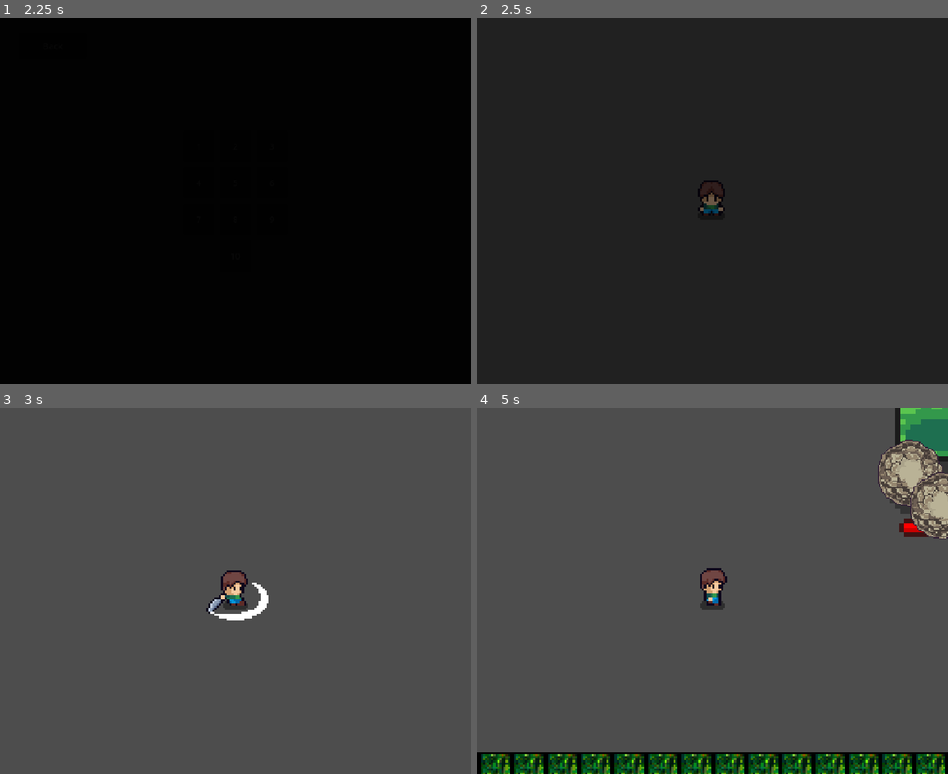
Above: before the commit, frames 1-4 (two rows, left to right).
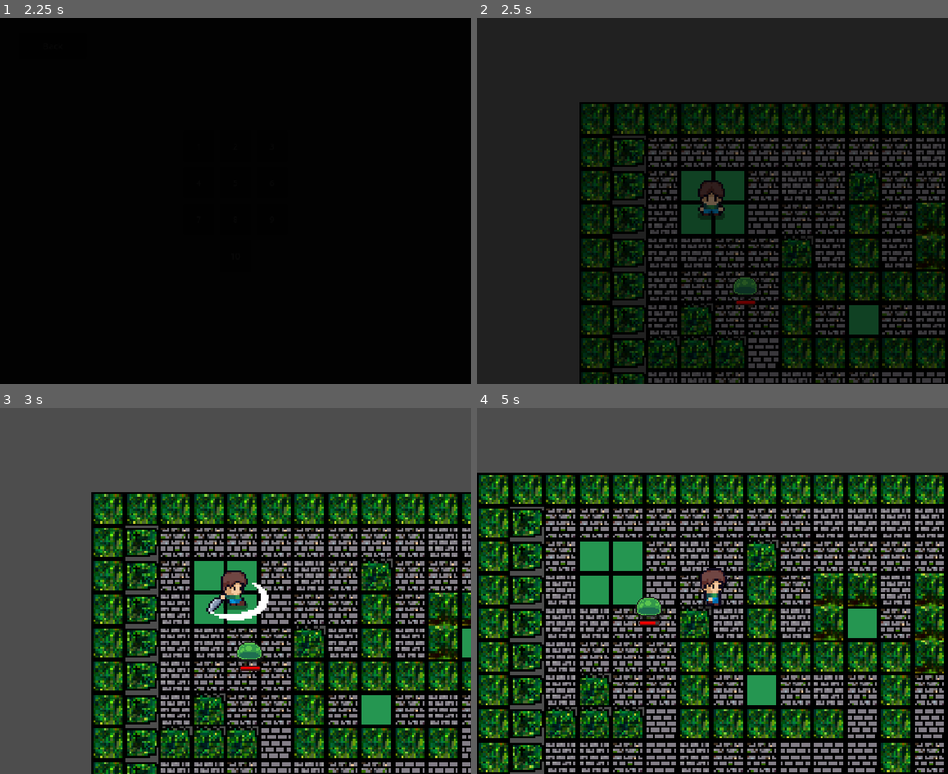
Above: after the commit, the same moments.

Repository: gg951234/Projeto-Integrador
Game: Godot game, scene res://main.tscn
Two runs of this game, one before a commit and one after it. Both use one fixed random seed, a clock stepped at 60 frames per second and the inputs below.
Inputs (mouse positions are in pixels of both pictures, inside the frame that each line leads up to):
- Up to frame 1 (2.25 s): click "Iniciar" at 0.5 s; click "1" at 1.25 s; click "2" at 2 s
- Up to frame 2 (2.5 s): no input
- Up to frame 3 (3 s): move the mouse to (339, 572) at 2.77 s; hold D (right) from 2.78 s (still down); tap Space (attack) at 2.85 s
- Up to frame 4 (5 s): move the mouse to (618, 609) at 3.52 s; release D (right) at 3.53 s; hold S (down) 3.53-4.28 s; tap Space (attack) at 3.6, 4.35 s; move the mouse to (759, 510) at 4.27 s; hold D (right) from 4.28 s (still down)

Frame 1 is identical in both runs. In frame 2, 55% of the frame differs, in the area x 21-100%, y 22-100%; in frame 3, 60%; in frame 4, 82%, in the area x 0-100%, y 0-100%.

Commit message:
Dano no personagem e Resetar fase ao morrer

Diff:
--- a/project.godot
+++ b/project.godot
@@ -23,6 +23,7 @@
 EnemiesData="*uid://dsj0211osp3n2"
 WeaponsData="*uid://05nkuc2s8aaj"
 BossesData="*uid://di8ghtsr687r1"
+CharactersData="*uid://xm5kigm3ipti"
 
 [display]
 
--- a/scenes/levels/level_1.tscn
+++ b/scenes/levels/level_1.tscn
@@ -41,7 +41,7 @@
 tile_set = SubResource("TileSet_gmpev")
 
 [node name="Player" parent="." unique_id=1259653975 instance=ExtResource("10_qhwlw")]
-position = Vector2(444, -413)
+position = Vector2(255, 189)
 
 [node name="Enemies" type="Node2D" parent="." unique_id=446152784]
 y_sort_enabled = true
--- a/scenes/player.tscn
+++ b/scenes/player.tscn
@@ -52,6 +52,22 @@
 atlas = ExtResource("1_3vyb7")
 region = Rect2(96, 256, 32, 32)
 
+[sub_resource type="AtlasTexture" id="AtlasTexture_6e8lb"]
+atlas = ExtResource("1_3vyb7")
+region = Rect2(0, 288, 32, 32)
+
+[sub_resource type="AtlasTexture" id="AtlasTexture_2gdjj"]
+atlas = ExtResource("1_3vyb7")
+region = Rect2(32, 288, 32, 32)
+
+[sub_resource type="AtlasTexture" id="AtlasTexture_sc3ue"]
+atlas = ExtResource("1_3vyb7")
+region = Rect2(64, 288, 32, 32)
+
+[sub_resource type="AtlasTexture" id="AtlasTexture_lxlsd"]
+atlas = ExtResource("1_3vyb7")
+region = Rect2(96, 288, 32, 32)
+
 [sub_resource type="AtlasTexture" id="AtlasTexture_g2els"]
 atlas = ExtResource("1_3vyb7")
 region = Rect2(0, 0, 32, 32)
@@ -248,6 +264,23 @@
 "loop": false,
 "name": &"attack_up",
 "speed": 10.0
+}, {
+"frames": [{
+"duration": 1.0,
+"texture": SubResource("AtlasTexture_6e8lb")
+}, {
+"duration": 1.0,
+"texture": SubResource("AtlasTexture_2gdjj")
+}, {
+"duration": 1.0,
+"texture": SubResource("AtlasTexture_sc3ue")
+}, {
+"duration": 1.0,
+"texture": SubResource("AtlasTexture_lxlsd")
+}],
+"loop": false,
+"name": &"die",
+"speed": 5.0
 }, {
 "frames": [{
 "duration": 1.0,
@@ -402,7 +435,7 @@
 [node name="AnimatedSprite2D" type="AnimatedSprite2D" parent="." unique_id=437506249]
 scale = Vector2(4, 4)
 sprite_frames = SubResource("SpriteFrames_60mlk")
-animation = &"idle_down"
+animation = &"die"
 
 [node name="CollisionShape2D" type="CollisionShape2D" parent="." unique_id=1254865130]
 position = Vector2(0, 24.5)
@@ -422,5 +455,7 @@
 
 [node name="Camera2D" type="Camera2D" parent="." unique_id=1339975773]
 
+[node name="HitSound" type="AudioStreamPlayer2D" parent="." unique_id=180296736]
+
 [connection signal="animation_finished" from="AnimatedSprite2D" to="." method="_on_animated_sprite_2d_animation_finished"]
 [connection signal="body_entered" from="SwordHitbox" to="." method="_on_sword_hitbox_body_entered"]
--- a/scenes/slime.tscn
+++ b/scenes/slime.tscn
@@ -1,7 +1,7 @@
 [gd_scene format=3 uid="uid://co6ewiawdd4i7"]
 
 [ext_resource type="Texture2D" uid="uid://bw4ivcp3ydif5" path="res://assets/images/enemies/Slime_Green.png" id="1_371uh"]
-[ext_resource type="Script" uid="uid://04gkiynn8103" path="res://scripts/enemies/Slime.gd" id="1_p2gj0"]
+[ext_resource type="Script" uid="uid://04gkiynn8103" path="res://scripts/enemies/SlimeController.gd" id="1_p2gj0"]
 [ext_resource type="AudioStream" uid="uid://gxnydufebwm8" path="res://assets/sounds/enemies/SlimeDamaged.mp3" id="3_n6pvg"]
 [ext_resource type="PackedScene" uid="uid://ccmhhb48eeshy" path="res://scenes/health_bar.tscn" id="4_pjw23"]
 
@@ -164,10 +164,13 @@
 }]
 
 [sub_resource type="RectangleShape2D" id="RectangleShape2D_371uh"]
-size = Vector2(13, 10.75)
+size = Vector2(13, 11.25)
 
 [sub_resource type="CircleShape2D" id="CircleShape2D_n6pvg"]
 radius = 250.0
+
+[sub_resource type="RectangleShape2D" id="RectangleShape2D_pjw23"]
+size = Vector2(48, 35)
 
 [node name="Slime" type="CharacterBody2D" unique_id=1469553198]
 collision_layer = 4
@@ -180,7 +183,7 @@
 autoplay = "idle"
 
 [node name="CollisionShape2D" type="CollisionShape2D" parent="." unique_id=861251288]
-position = Vector2(1, 3.5)
+position = Vector2(1, 2.5)
 scale = Vector2(4, 4)
 shape = SubResource("RectangleShape2D_371uh")
 
@@ -199,5 +202,19 @@
 [node name="HealthBar" parent="." unique_id=332343199 instance=ExtResource("4_pjw23")]
 position = Vector2(-19, 13)
 
+[node name="Hitbox" type="Area2D" parent="." unique_id=1063845426]
+collision_layer = 2
+collision_mask = 2
+metadata/_edit_group_ = true
+
+[node name="CollisionShape2D" type="CollisionShape2D" parent="Hitbox" unique_id=395480038]
+position = Vector2(1, 2.5)
+shape = SubResource("RectangleShape2D_pjw23")
+
+[node name="AttackTimer" type="Timer" parent="." unique_id=2107507862]
+
 [connection signal="body_entered" from="Sight" to="." method="_on_sight_body_entered"]
 [connection signal="body_exited" from="Sight" to="." method="_on_sight_body_exited"]
+[connection signal="body_entered" from="Hitbox" to="." method="_on_hitbox_body_entered"]
+[connection signal="body_exited" from="Hitbox" to="." method="_on_hitbox_body_exited"]
+[connection signal="timeout" from="AttackTimer" to="." method="_on_attack_timer_timeout"]
--- a/scripts/bosses/Golem/GolemController.gd
+++ b/scripts/bosses/Golem/GolemController.gd
@@ -1,13 +1,18 @@
 extends BossManager
 
 @export var boss_type_override: String = "Golem" # ou use @export var boss_type: String
+var levelroot = null
 
 func _ready():
 	boss_type = boss_type_override   # passa para a base
 	super._ready()                   # chama a inicialização da base
+	levelroot = GameManager.currentlevelroot
 
 # Implementação da skill 1 (queda de pedras)
 func _skill_1() -> void:
+	if not levelroot:
+		print("Sem LevelRoot")
+		return
 	var params = skills[1]
 	var marker_count = params.get("marker_count", 4)
 	var marker_radius = params.get("marker_radius", 200)
@@ -34,7 +39,7 @@
 		sprite.position = -sprite.texture.get_size() * sprite.scale / 2
 		marker.add_child(sprite)
 
-		get_tree().current_scene.add_child(marker)
+		levelroot.add_child(marker)
 		skill_markers.append(marker)
 
 	await get_tree().create_timer(fall_delay).timeout
@@ -44,7 +49,7 @@
 			var rock = rock_scene.instantiate()
 			rock.global_position = marker.global_position
 			rock.setup(rock_damage, rock_knockback)
-			get_tree().current_scene.add_child(rock)
+			levelroot.add_child(rock)
 
 	for m in skill_markers:
 		m.queue_free()
--- /dev/null
+++ b/scripts/classes/CharactersData.gd
@@ -0,0 +1,19 @@
+extends Node
+
+# Tabela de estatísticas baseadas no nome da arma
+var stats = {
+	"Default": {
+		"health": 100,
+		"speed": 300,
+	},
+	"Knight": {
+		"health": 200,
+		"speed": 350,
+	},
+}
+
+# Retorna as estatísticas para um determinado nome
+func get_stats(objname: String) -> Dictionary:
+	if stats.has(objname):
+		return stats[objname].duplicate() # duplica para não modificar o original
+	return {} # ou um valor padrão
--- a/scripts/classes/EnemiesData.gd
+++ b/scripts/classes/EnemiesData.gd
@@ -4,15 +4,24 @@
 var stats = {
 	"Slime": {
 		"speed": 100,
-		"health": 100
+		"health": 100,
+		"damage": 20,
+		"kb": 100,
+		"attackcd": 2.0,
 	},
 	"Goblin": {
 		"speed": 120,
-		"health": 150
+		"health": 150,
+		"damage": 25,
+		"kb": 100,
+		"attackcd": 1.5,
 	},
 	"Orc": {
 		"speed": 80,
-		"health": 200
+		"health": 200,
+		"damage": 40,
+		"kb": 300,
+		"attackcd": 4.0,
 	}
 }
 
--- a/scripts/enemies/Slime.gd
+++ b/scripts/enemies/SlimeController.gd
@@ -4,13 +4,16 @@
 
 var SPEED: float
 var health: int
+
 var target = null
-var isAlive = true
+var target_in_range: bool = false
+var isAlive: bool = true
 var knockback_tween: Tween = null   # Referência para o tween ativo
 
 @onready var animated_sprite_2d: AnimatedSprite2D = $AnimatedSprite2D
 @onready var hit_sound: AudioStreamPlayer2D = $HitSound
 @onready var health_bar: Node2D = $HealthBar
+@onready var attack_timer: Timer = $AttackTimer
 
 func _ready():
 	add_to_group("enemy")
@@ -20,22 +23,25 @@
 		return
 	SPEED = dados["speed"]
 	health = dados["health"]
+	attack_timer.wait_time = dados["attackcd"]
 
 func _physics_process(_delta: float) -> void:
-	if isAlive and target and knockback_tween == null:
+	if isAlive and knockback_tween == null:
 		# Só segue o player se NÃO estiver em knockback
-		_moveToTarget()
-	elif knockback_tween == null:
-		# Sem knockback e sem alvo → para
-		velocity = Vector2.ZERO
-	# Se knockback_tween não for nulo, não alteramos a velocity (ela está sendo controlada pelo tween)
-
-	move_and_slide()
+		if target != null:
+			_moveToTarget()
+		elif target == null:
+			velocity = Vector2.ZERO
+	if isAlive:
+		move_and_slide()
 
 func _moveToTarget() -> void:
+	var distance = position.distance_to(target.position)
+	if distance < 1: # Se estiver muito perto, não se move
+		velocity = Vector2.ZERO
+		return
 	var direction = (target.position - position).normalized()
 	velocity = direction * SPEED
-	animated_sprite_2d.play("attack")
 
 func take_damage(damage: int, attackedpos: Vector2, kbforce: int) -> void:
 	health -= damage
@@ -75,12 +81,39 @@
 	hit_sound.play()
 	$CollisionShape2D.set_deferred("disabled", true)
 	$Sight/CollisionShape2D.set_deferred("disabled", true)
+	$Hitbox/CollisionShape2D.set_deferred("disabled", true)
 
 func _on_sight_body_entered(body: Node2D) -> void:
-	if body.name == "Player":
+	if body.is_in_group("player"):
 		target = body
 
 func _on_sight_body_exited(body: Node2D) -> void:
-	if body.name == "Player" and isAlive:
+	if body.is_in_group("player") and isAlive:
 		target = null
 		animated_sprite_2d.play("idle")
+
+func _on_hitbox_body_entered(body: Node2D) -> void:
+	if body.is_in_group("player") and attack_timer.time_left <= 0:
+		target_in_range = true
+		attack_timer.start()
+
+		# Busca os dados do inimigo atual na tabela global
+		var dados = EnemiesData.get_stats(enemy_type)
+		if dados.is_empty():
+			push_error("Dano não registrado: ", enemy_type)
+			return
+		body.take_damage(dados["damage"], position, dados["kb"])
+
+func _on_hitbox_body_exited(body: Node2D) -> void:
+	if body.is_in_group("player"):
+		target_in_range = false
+
+func _on_attack_timer_timeout() -> void:
+	attack_timer.stop()
+	if target and target_in_range:
+		# Busca os dados do inimigo atual na tabela global
+		var dados = EnemiesData.get_stats(enemy_type)
+		if dados.is_empty():
+			push_error("Dano não registrado: ", enemy_type)
+			return
+		target.take_damage(dados["damage"], position, dados["kb"])
--- a/scripts/managers/GameManager.gd
+++ b/scripts/managers/GameManager.gd
@@ -13,10 +13,16 @@
 var currentlevelroot: Node = null
 
 func _ready() -> void:
-	pass #currentlevelroot = get_node("LevelRoot")
+	await get_tree().process_frame
+	currentlevelroot = get_tree().root.find_child("LevelRoot", true, false)
 
-func load_level(levelnumber: int) -> bool:
+func load_level(levelnumber: int = 0) -> bool:
+	if levelnumber <= 0:
+		print("Sem levelnumber")
+		levelnumber = currentlevel
+
 	if currentlevelroot:
+		print("Queue Free")
 		currentlevelroot.queue_free()
 
 	# Mudar fase se ela existir
--- a/scripts/player/PlayerController.gd
+++ b/scripts/player/PlayerController.gd
@@ -1,38 +1,56 @@
 extends CharacterBody2D
 
-const SPEED := 300.0
+var SPEED: float
+var health: int
+var currentweapon: String
+var currentchar: String
 
 var last_direction: Vector2 = Vector2.DOWN
 var is_attacking: bool = false
 var hitbox_offset: Vector2
-var currentweapon: String
+
+var isAlive = true
+var knockback_tween: Tween = null   # Referência para o tween ativo
 
 @onready var animated_sprite_2d: AnimatedSprite2D = $AnimatedSprite2D
 @onready var swing_sword: AudioStreamPlayer2D = $SwingSword
 @onready var sword_hitbox: Area2D = $SwordHitbox
 @onready var sword_collisionbox: CollisionShape2D = $SwordHitbox/CollisionShape2D
+@onready var hit_sound: AudioStreamPlayer2D = $HitSound
 
 # --------------
 # FUNÇÕES DE INÍCIO (PADRÃO GODOT)
 # --------------
 func _ready() -> void: # Executa quando o nó é criado
 	add_to_group("player")
+	hitbox_offset = sword_hitbox.position
+
 	currentweapon = "Sword" # IMPLEMENTAR PARA PUXAR DO BANCO DE DADOS
-	hitbox_offset = sword_hitbox.position
+	currentchar = "Default" # IMPLEMENTAR PARA PUXAR DO BANCO DE DADOS
+
+	var dados = CharactersData.get_stats(currentchar)
+	if dados.is_empty():
+		push_error("Tipo de personagem desconhecido: ", currentchar)
+		return
+	SPEED = dados["speed"]
+	health = dados["health"]
 
 func _physics_process(_delta: float) -> void: # Executa a cada frame
 	sword_hitbox.monitoring = false # Desativa a hitbox a todo momento
 
-	if Input.is_action_just_pressed("attack") and not is_attacking:
+	if Input.is_action_just_pressed("attack") and isAlive and not is_attacking:
 		attack()
 
 	if is_attacking:
 		velocity = Vector2.ZERO
 		return
 
-	process_movement()
-	process_animation()
-	move_and_slide()
+	if isAlive and knockback_tween == null:
+			process_movement()
+			process_animation()
+
+	if isAlive:
+		move_and_slide()
 
 # --------------
 # MOVIMENTAÇÃO
@@ -108,3 +126,47 @@
 			push_error("Tipo de arma desconhecido: ", currentweapon)
 			return
 		body.take_damage(dados["damage"], position, dados["kb"])
+
+func _on_knockback_finished():
+	knockback_tween = null
+
+func onDied() -> void:
+	isAlive = false
+	animated_sprite_2d.play("die")
+	hit_sound.pitch_scale = 0.7
+	hit_sound.play()
+	$CollisionShape2D.set_deferred("disabled", true)
+	$SwordHitbox/CollisionShape2D.set_deferred("disabled", true)
+	await get_tree().create_timer(2.0).timeout
+	print("Resetou Level")
+	isAlive = true
+	GameManager.load_level() # Pega o número da fase e tenta carregar
+
+func take_damage(damage: int, attackedpos: Vector2, kbforce: int) -> void:
+	health -= damage
+	print(health)
+	if health <= 0:
+		onDied()
+		return
+
+	hit_sound.play()
+
+	# Pisca em vermelho
+	var tween = create_tween()
+	tween.tween_property(animated_sprite_2d, "self_modulate", Color.RED, 0.05)
+	tween.tween_property(animated_sprite_2d, "self_modulate", Color.WHITE, 0.1)
+
+	# Cancela qualquer tween anterior
+	if knockback_tween and knockback_tween.is_valid():
+		knockback_tween.kill()
+
+	# Define a direção do knockback
+	var kbdirection = (position - attackedpos).normalized()
+	velocity = kbdirection * (kbforce * 6)   # Força inicial * 6 para ajustar a potência
+
+	# Cria um tween para reduzir a velocidade gradualmente até zero
+	knockback_tween = create_tween()
+	knockback_tween.tween_property(self, "velocity", Vector2.ZERO, 0.3).set_ease(Tween.EASE_OUT)
+
+	# Quando o tween terminar, libera a referência
+	knockback_tween.finished.connect(_on_knockback_finished)
Not shown, added: scripts/classes/CharactersData.gd.uid
Renamed: scripts/enemies/Slime.gd.uid -> scripts/enemies/SlimeController.gd.uid
